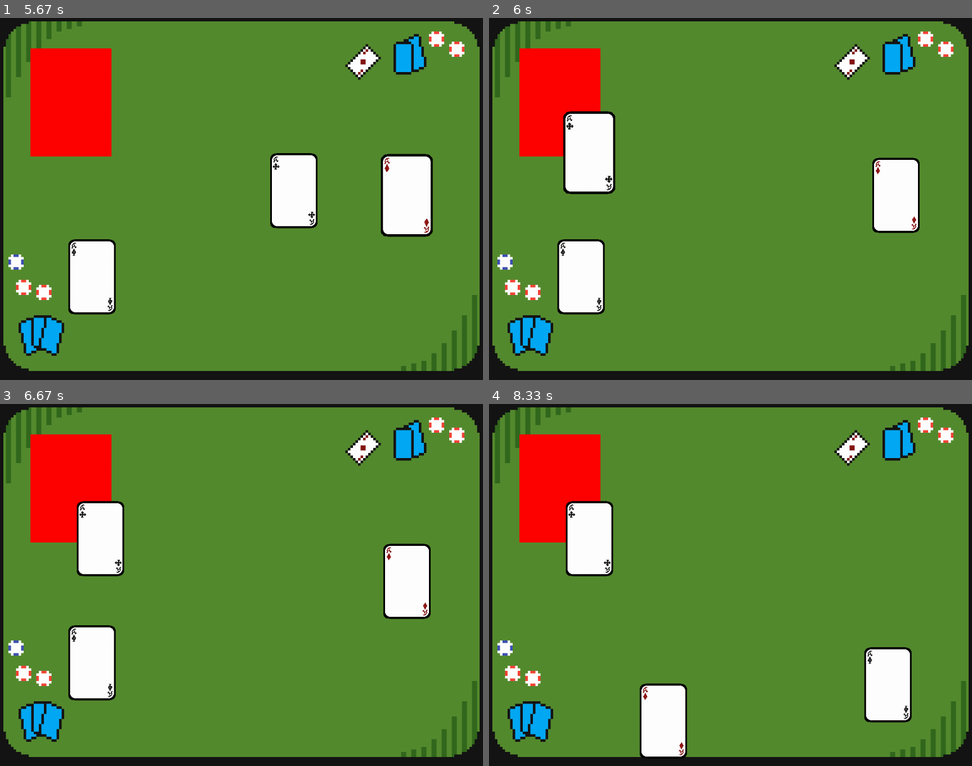
Above: before the commit, frames 1-4 (two rows, left to right).
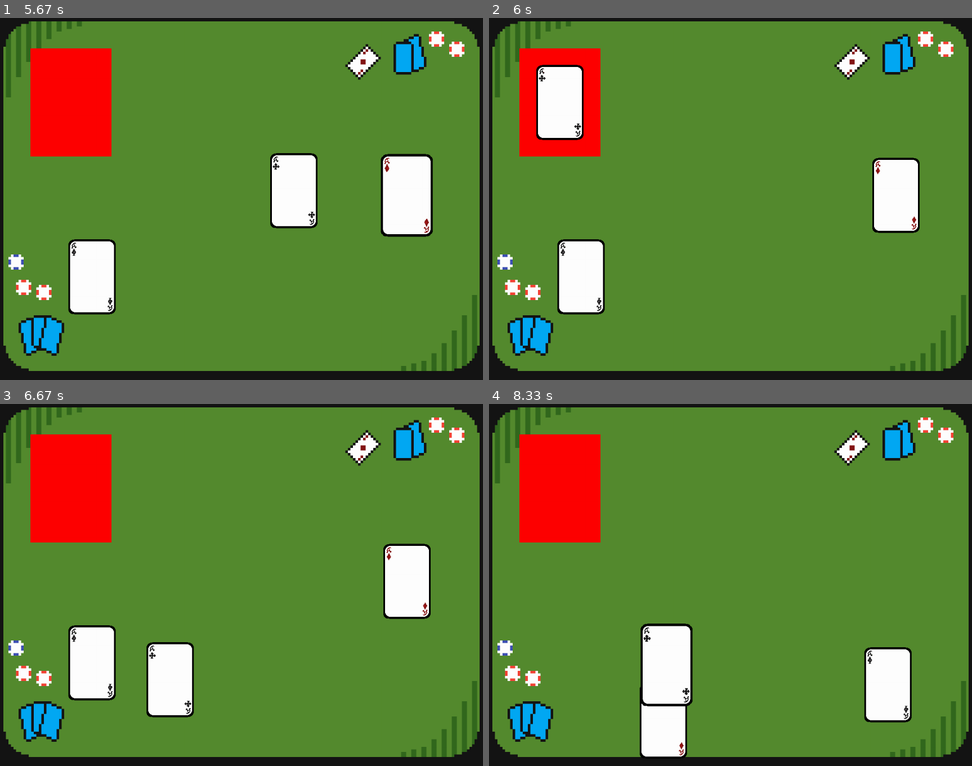
Above: after the commit, the same moments.

Repository: etooley77/pygame-card-game-engine
Game: pygame game, started from main.py
Two runs of this game, one before a commit and one after it. Both use one fixed random seed, a clock stepped at 60 frames per second and the inputs below.
Inputs (mouse positions are in pixels of both pictures, inside the frame that each line leads up to):
- Up to frame 1 (5.67 s): press the mouse at (270, 173) at 0.37 s; move the mouse to (246, 133) at 0.47 s; release the mouse at (222, 94) at 0.6 s; press the mouse at (72, 101) at 0.7 s; move the mouse to (67, 202) at 0.8 s; release the mouse at (62, 303) at 0.93 s; press the mouse at (241, 94) at 1.03 s; move the mouse to (338, 191) at 1.13 s; release the mouse at (434, 293) at 1.27 s; press the mouse at (72, 101) at 1.37 s; move the mouse to (101, 209) at 1.47 s; release the mouse at (130, 314) at 1.6 s; press the mouse at (434, 293) at 1.7 s; move the mouse to (251, 285) at 1.8 s; release the mouse at (72, 282) at 1.93 s; press the mouse at (72, 282) at 2.03 s; move the mouse to (57, 293) at 2.13 s; release the mouse at (48, 300) at 2.27 s; press the mouse at (48, 300) at 2.37 s; move the mouse to (48, 264) at 2.47 s; release the mouse at (53, 227) at 2.6 s; press the mouse at (270, 173) at 2.7 s; move the mouse to (193, 133) at 2.8 s; release the mouse at (120, 94) at 2.93 s; press the mouse at (130, 94) at 3.03 s; move the mouse to (106, 79) at 3.13 s; release the mouse at (86, 61) at 3.27 s; press the mouse at (270, 173) at 3.37 s; move the mouse to (265, 235) at 3.47 s; release the mouse at (265, 296) at 3.6 s; press the mouse at (53, 227) at 3.7 s; move the mouse to (120, 267) at 3.8 s; release the mouse at (188, 307) at 3.93 s; press the mouse at (72, 101) at 4.03 s; move the mouse to (183, 144) at 4.13 s; release the mouse at (294, 191) at 4.27 s; press the mouse at (188, 307) at 4.37 s; move the mouse to (135, 249) at 4.47 s; release the mouse at (82, 188) at 4.6 s; press the mouse at (72, 101) at 4.7 s; move the mouse to (82, 112) at 4.8 s; release the mouse at (91, 126) at 4.93 s; press the mouse at (265, 296) at 5.03 s; move the mouse to (178, 285) at 5.13 s; release the mouse at (91, 275) at 5.27 s; press the mouse at (82, 188) at 5.37 s; move the mouse to (241, 191) at 5.47 s; release the mouse at (405, 195) at 5.6 s
- Up to frame 2 (6 s): press the mouse at (783, 191) at 5.7 s; move the mouse to (687, 170) at 5.8 s; release the mouse at (590, 151) at 5.93 s
- Up to frame 3 (6.67 s): press the mouse at (72, 487) at 6.03 s; move the mouse to (120, 585) at 6.13 s; release the mouse at (169, 679) at 6.27 s; press the mouse at (72, 487) at 6.37 s; move the mouse to (86, 527) at 6.47 s; release the mouse at (101, 570) at 6.6 s
- Up to frame 4 (8.33 s): press the mouse at (894, 581) at 6.7 s; move the mouse to (764, 613) at 6.8 s; release the mouse at (633, 642) at 6.93 s; press the mouse at (580, 661) at 7.03 s; move the mouse to (720, 650) at 7.13 s; release the mouse at (865, 639) at 7.27 s; press the mouse at (633, 642) at 7.37 s; move the mouse to (648, 682) at 7.47 s; release the mouse at (662, 722) at 7.6 s; press the mouse at (865, 639) at 7.7 s; move the mouse to (875, 661) at 7.8 s; release the mouse at (889, 682) at 7.93 s; press the mouse at (658, 679) at 8.03 s; move the mouse to (662, 671) at 8.13 s; release the mouse at (667, 664) at 8.27 s

Frame 1 is identical in both runs. In frame 2, 4.0% of the frame differs, in the area x 9-27%, y 12-49%; in frame 3, 4.1%; in frame 4, 4.1%, in the area x 15-43%, y 26-84%.

Commit message:
first working version of snapping

Diff:
--- a/engine/cards/behaviors/snappable.py
+++ b/engine/cards/behaviors/snappable.py
@@ -7,5 +7,9 @@
         self.curr_zone = None
 
     def snap(self, zone):
-        if self.curr_zone:
-            return self.curr_zone.topleft
+        self.curr_zone = zone
+
+    def unsnap(self):
+        self.curr_zone.remove_card()
+        self.is_snapped = False
+        self.curr_zone = None
--- a/engine/cards/card.py
+++ b/engine/cards/card.py
@@ -50,7 +50,9 @@
 			self.hoverable.stop_hover()
 
 		if self == Card.active:
-			self.snappable.is_snapped = False
+			if self.snappable.is_snapped and not self.snappable.is_locked:
+				self.snappable.unsnap()
+
 			if MouseHandler.check_inside_screen(input_context["mouse"]["mouse_pos"], game_context["window_size"]):
 				if input_context["mouse"]["mouse_pressed"]:
 					self.draggable.start_drag(input_context["mouse"]["mouse_pos"], self.pos)
--- a/engine/cards/obj/snap_zone.py
+++ b/engine/cards/obj/snap_zone.py
@@ -19,22 +19,18 @@
     def add_card(self, card):
         if len(self.cards) < self.max_cards:
             self.cards.append(card)
+            card.snappable.curr_zone = self
+            Card.active == None
 
-            #
-            #
-            # Fix how card is never removed from self.cards
-            # Migrate as much as possible to the Snappable behavior
-            #
-            #
-
-            Card.active == None
             card.rect.center = self.center
             card.pos = card.rect.topleft
-            print(self.center)
+
             card.snappable.is_snapped = True
-
             if self.locked:
                 card.snappable.is_locked = True
+
+    def remove_card(self):
+        self.cards.pop(0)
 
     def update(self, dt, input_context):
         if self.collidepoint(input_context["mouse"]["mouse_pos"]) and input_context["mouse"]["mouse_released"] and Card.active is not None:
